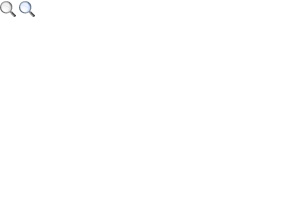
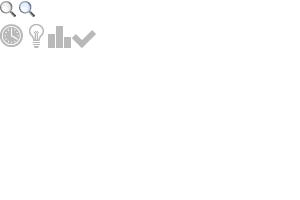
Two versions of the same layered image (300×200). Layer-by-layer changes:
added layer "lamp" above "graph" over [29, 24, 44, 48]
added layer "graph" above "clock" over [48, 26, 71, 48]
added layer "clock" above "Layer 3" over [0, 24, 23, 47]
removed layer "Background" over [0, 24, 96, 48]
added layer "check" above "24grid" over [72, 30, 96, 48]
